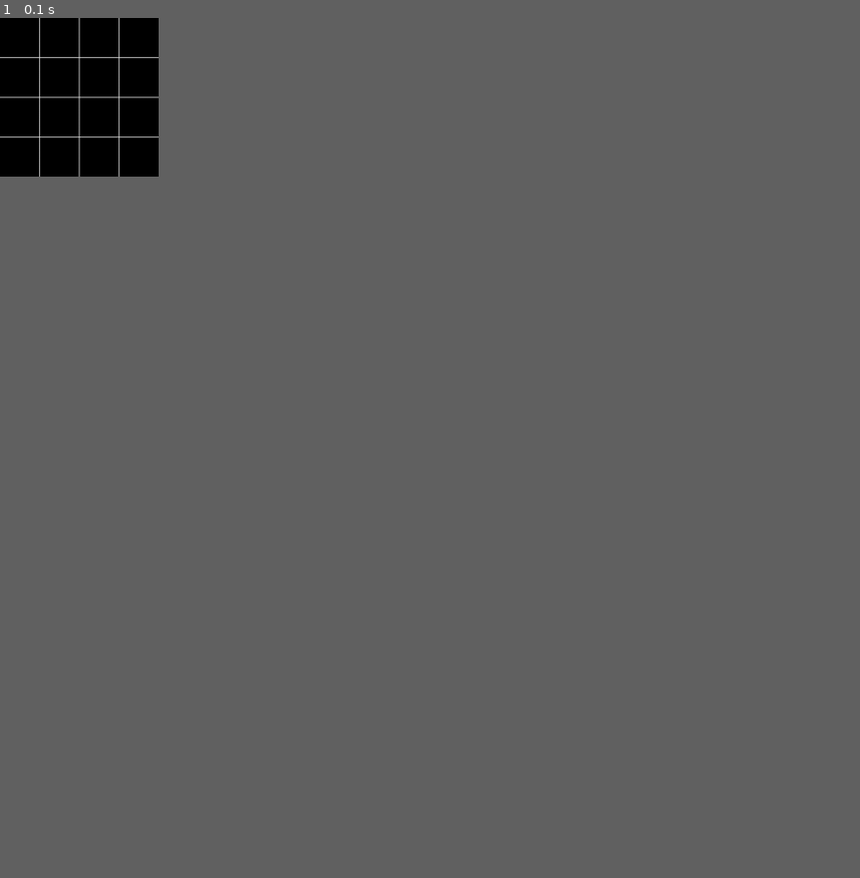
Above: before the commit, frame 1.
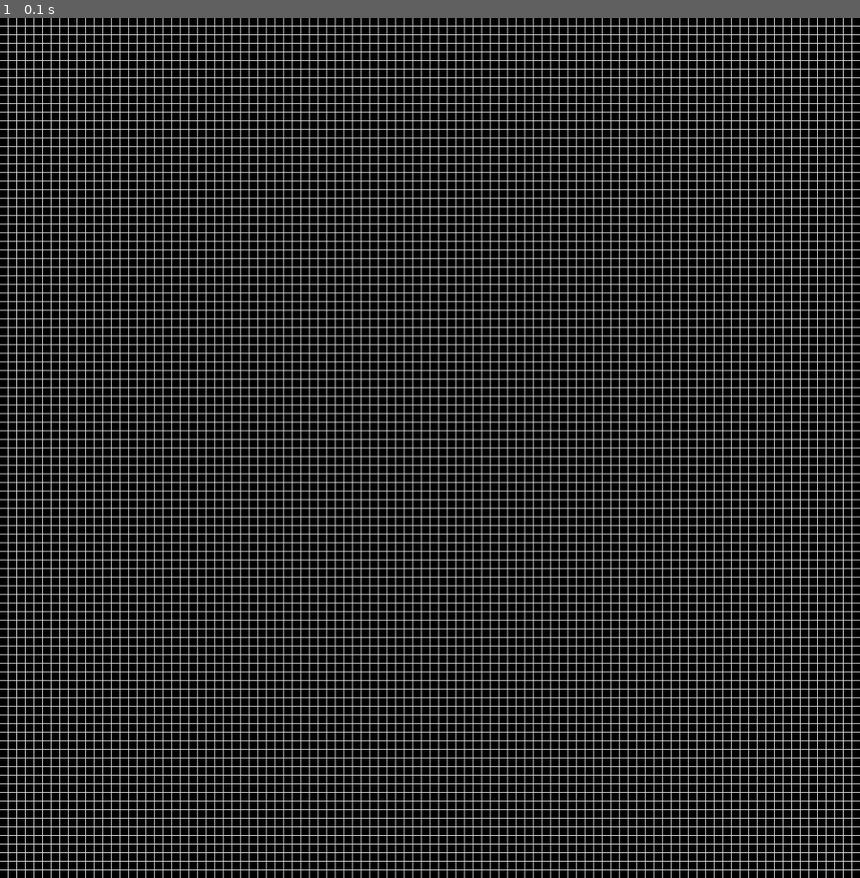
Above: after the commit, the same moment.

Repository: heyhuyen/pygame-of-life
Game: pygame game, started from pygame_sample.py
Same seed, same stepped clock (60 frames per second), same inputs: the game is played once before the commit and once after it. The source is Python 2; it was converted automatically to run under Python 3.
Inputs:
- Up to frame 1 (0.1 s): no input
The window is 166x166 before the commit and 900x900 after it. Grey fills any space a smaller window leaves; there, only what the larger window draws over its background counts as a difference.

The runs differ from the first frame. In frame 1, 34% of the frame differs, in the area x 0-100%, y 0-100%.

Commit message:
basic mouse behavior done. added configure method to universe.

Diff:
--- a/pygame_sample.py
+++ b/pygame_sample.py
@@ -3,6 +3,7 @@
 import random
 import sys
 from pygame.locals import *
+from universe import *
 
 def draw_lines(surface):
     for x in range(1, GRID_SIZE):
@@ -32,8 +33,8 @@
     return None
 
 # drawing sizes
-GRID_SIZE = 4
-CELL_SIZE = 50
+GRID_SIZE = 100
+CELL_SIZE = 10
 LINE_WIDTH = 1
 SIZE = GRID_SIZE * CELL_SIZE + LINE_WIDTH * (GRID_SIZE - 1)
 SCREEN_SIZE = (SIZE, SIZE)
@@ -58,6 +59,10 @@
     mainclock = pygame.time.Clock()
     screen = pygame.display.set_mode(SCREEN_SIZE)
     pygame.display.set_caption('The Game of LIFE')
+    ready = False
+
+    uni = Universe(100,100)
+    selected = None
     live_cells = []
     while True:
         rect_list = []
@@ -66,20 +71,35 @@
                 pygame.quit()
                 sys.exit()
             elif event.type == MOUSEMOTION:
-                cell = get_cell_indices(event.pos)
+                cell = get_cell_indices(pygame.mouse.get_pos())
                 if cell:
                     rect_list.append((HOVER, cell))
             elif event.type == MOUSEBUTTONDOWN:
                 cell = get_cell_indices(event.pos)
                 if cell:
-                    rect_list.append((SELECT, cell))
+                    live_cells.append((SELECT, cell))
+                    selected = cell
             elif event.type == MOUSEBUTTONUP:
                 cell = get_cell_indices(event.pos)
-                if cell:
-                    live_cells.append((ALIVE, cell))
+                if cell :
+                    if cell == selected:
+                        if (ALIVE, cell) in live_cells:
+                            live_cells.remove((ALIVE, cell))
+                        else:
+                            live_cells.append((ALIVE, cell))
+                    live_cells.remove((SELECT, selected))
+                    selected = None
+            elif event.type == KEYUP:
+                ready = True
+                dump, live = zip(*live_cells)
+                uni.configure(live)
+        if ready:
+            uni.evolve()
+            green = [GREEN]*len(uni.live_cells)
+            live_cells = zip(green, uni.live_cells)
         screen.fill(BG_COLOR)
         draw_lines(screen)
         draw_cells(screen, rect_list)
         draw_cells(screen, live_cells)
         pygame.display.update()
-        mainclock.tick(10)
+        mainclock.tick(50)
--- a/universe.py
+++ b/universe.py
@@ -26,17 +26,27 @@
             self.cells = new_gen(height, width)
         else:
             self.cells = origin
+        self.live_cells = []
+
+    def configure(self, live_cells):
+        for cell in live_cells:
+            self.cells[cell[0]][cell[1]] = 1
+            self.live_cells.append(cell)
 
     def evolve(self):
         next_gen = new_gen(self.height, self.width)
+        self.live_cells = []
         for i, row in enumerate(self.cells):
             for j, cell in enumerate(row):
-                next_gen[i][j] = self.get_next_cell_state((i,j))
+                next_gen[i][j] = next_cell = self.get_next_cell_state((i, j))
+                if next_cell:
+                    self.live_cells.append((i,j))
         self.cells = next_gen
         self.age += 1
 
     def print_universe(self):
         print "Generation %d: " % self.age
+        #print "Live Cells: ", self.live_cells
         for row in self.cells:
             print row
 
